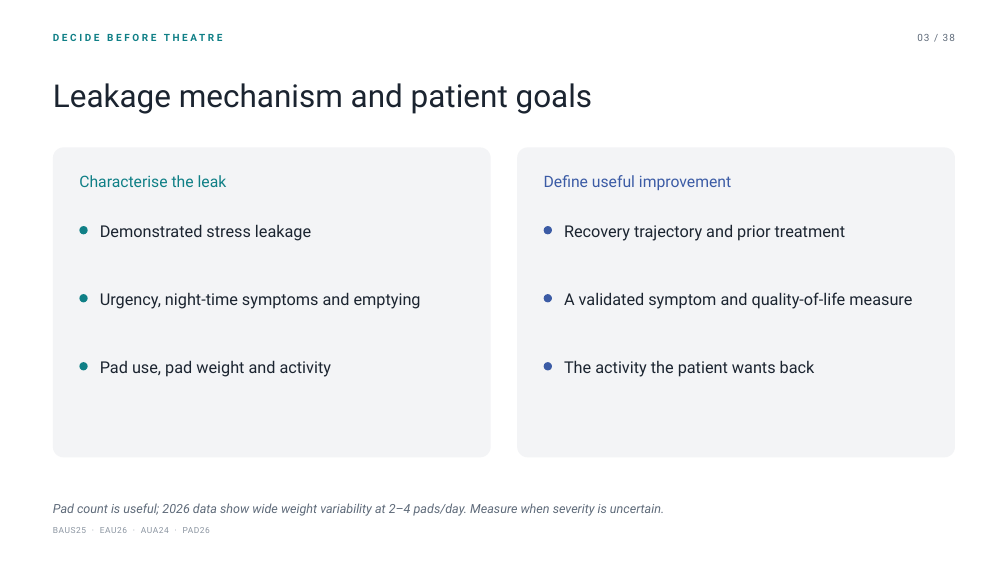
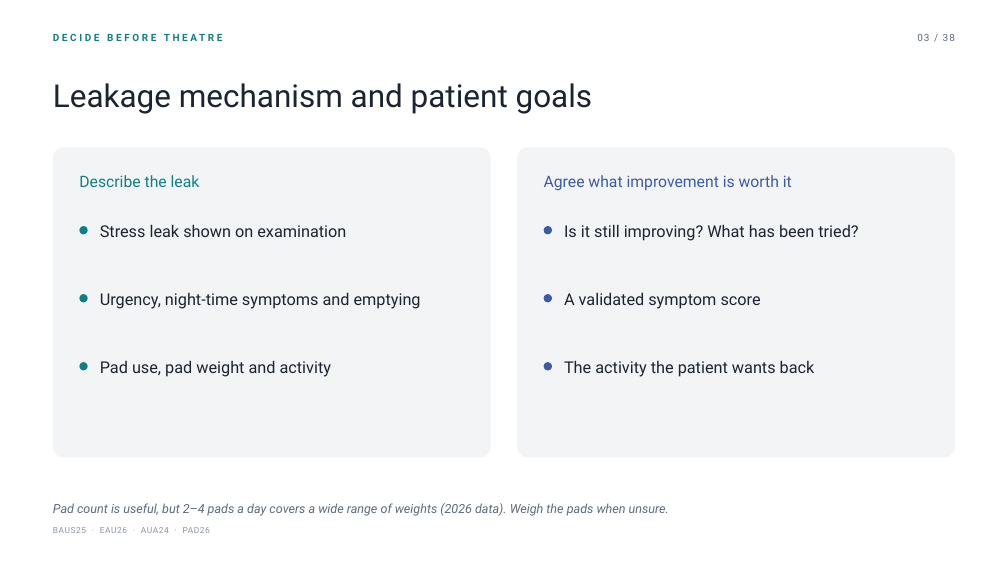
Before and after one commit to nityjr-ctrl/aus-presentation, a slide deck: slide 5 of presentation/AUS-teaching-deck.pptx. Drawn at 1008x567 pixels with LibreOffice and Linux fonts; fonts in the diff are those of the drawing. Boxes give left, top, right and bottom in pixels: in the first picture for what was removed or moved away, otherwise in the second. Text is boxed around its words. In the diff, an @@ line names an element or a change of style, - is before the commit and + after.

```diff
--- a/presentation/AUS-teaching-deck.pptx
+++ b/presentation/AUS-teaching-deck.pptx
@@ text at box(79, 175, 200, 187): text changed @@
-Characterise the leak
+Describe the leak
@@ text at box(544, 175, 792, 191): text changed @@
-Define useful improvement
+Agree what improvement is worth it
@@ text at box(100, 224, 346, 237): text changed @@
-Demonstrated stress leakage
+Stress leak shown on examination
@@ text at box(564, 224, 858, 241): text changed @@
-Recovery trajectory and prior treatment
+Is it still improving? What has been tried?
@@ text at box(564, 292, 761, 309): text changed @@
-A validated symptom and quality-of-life measure
+A validated symptom score
@@ text at box(53, 503, 669, 516): text changed @@
-Pad count is useful; 2026 data show wide weight variability at 2–4 pads/day. Measure when severity is uncertain.
+Pad count is useful, but 2–4 pads a day covers a wide range of weights (2026 data). Weigh the pads when unsure.
```
Also in this commit, not shown: 35 other slides changed, 16 other files.
